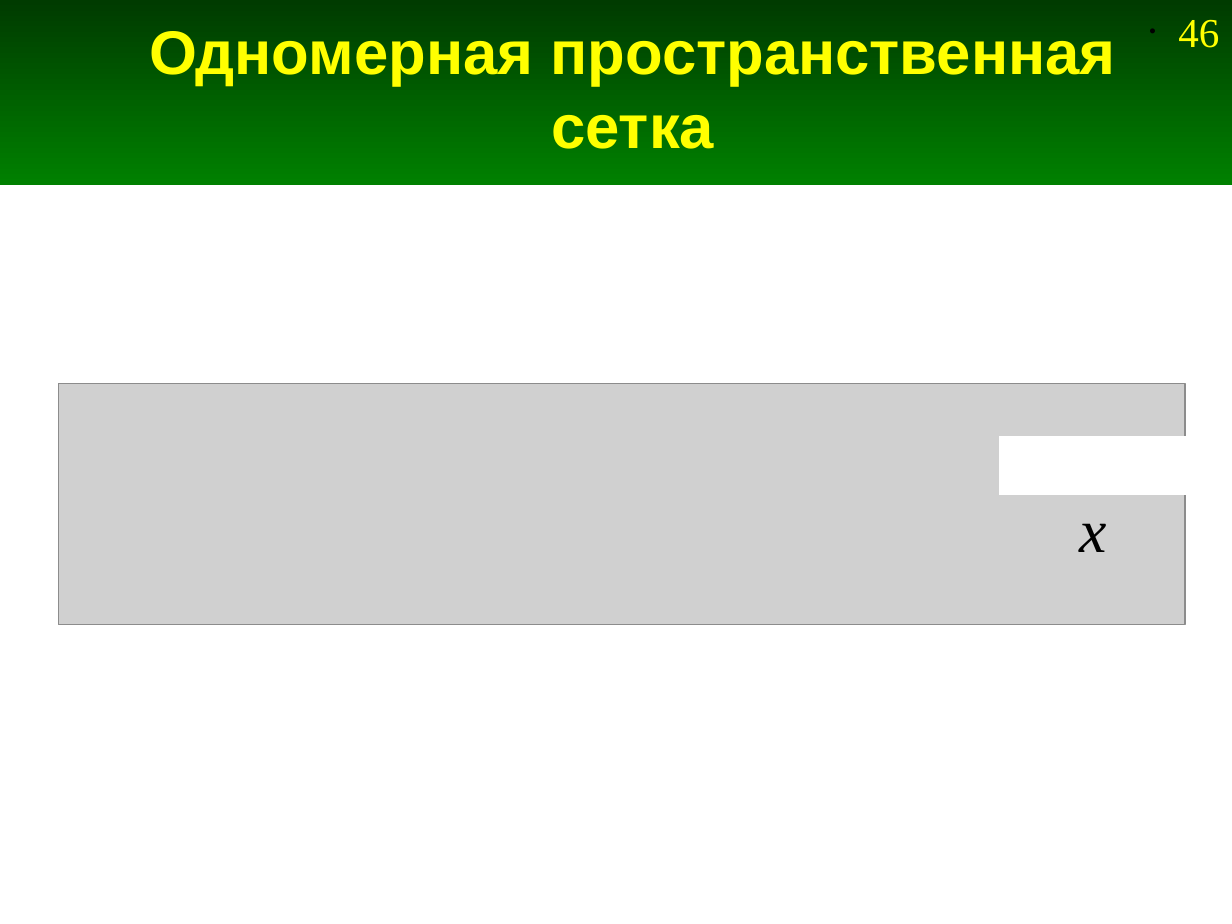
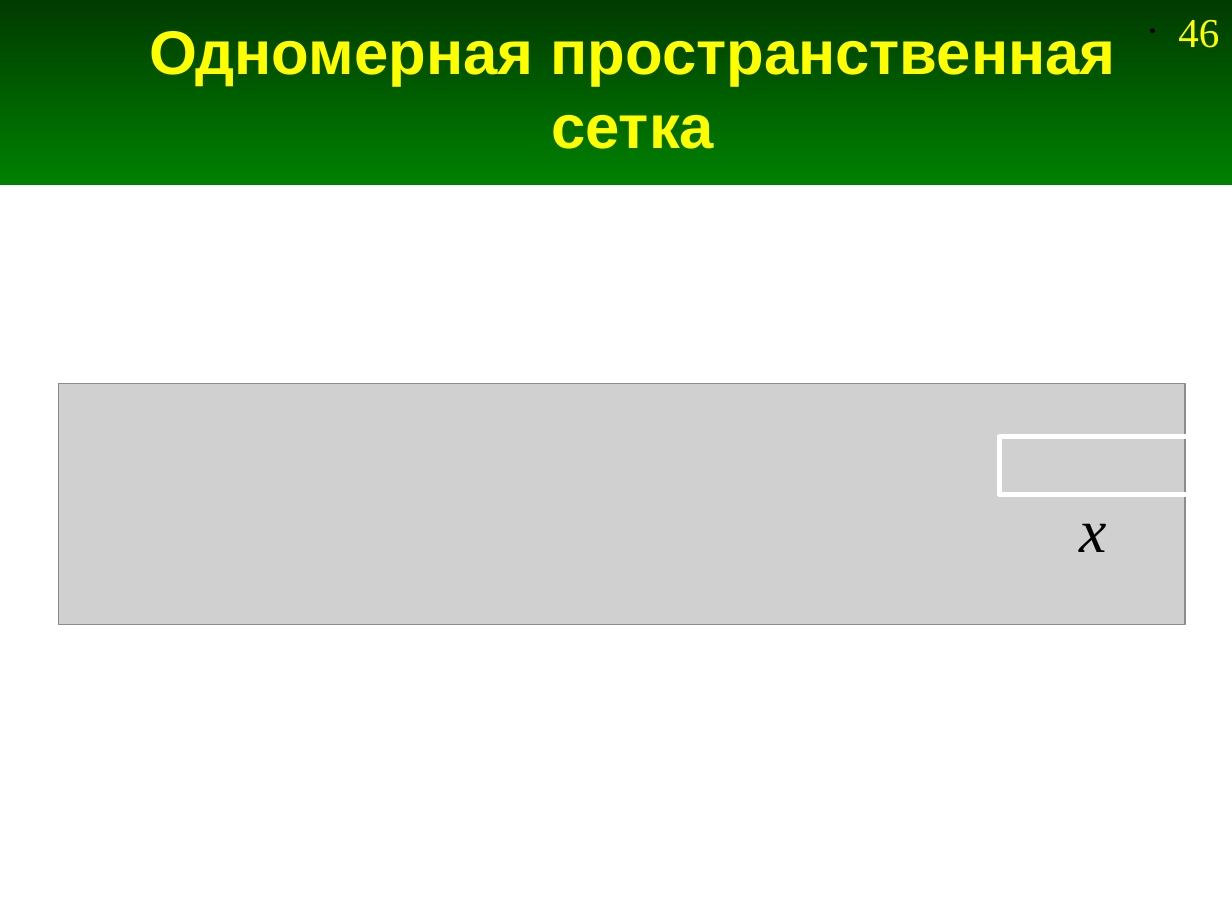
Before and after one commit to andris0147sv/modelling, a slide deck: slide 46 of presentations/2. FDTD.odp. Drawn at 1232x924 pixels with LibreOffice and Linux fonts; fonts in the diff are those of the drawing; grey boxes stand for pictures. Boxes give left, top, right and bottom in pixels: in the first picture for what was removed or moved away, otherwise in the second. Text is boxed around its words. In the diff, an @@ line names an element or a change of style, - is before the commit and + after.

```diff
--- a/presentations/2. FDTD.odp
+++ b/presentations/2. FDTD.odp
@@ rectangle at (x1=999, y1=436, x2=1212, y2=494): fill #FFFFFF to none; outline #FFFFFF 0 pt to #FFFFFF 2.83 pt @@
```
Also in this commit, not shown: 19 other slides changed, 1 slide removed, 1 other file.
